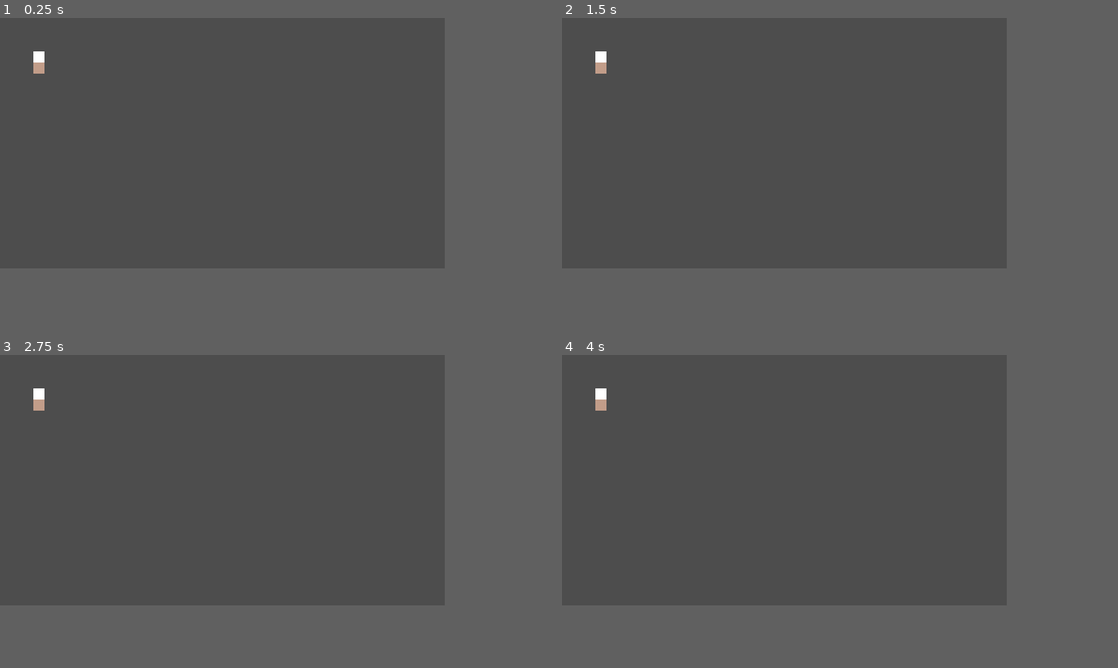
Above: before the commit, frames 1-4 (two rows, left to right).
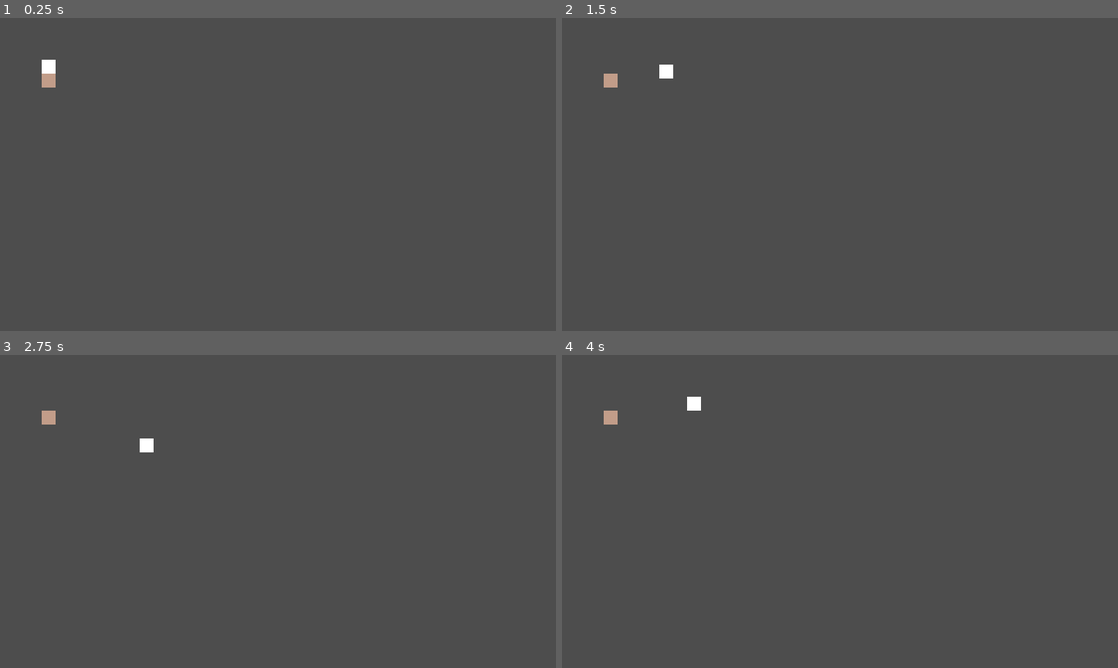
Above: after the commit, the same moments.

Repository: zapturk/The-Obsidian-Core
Game: Godot game, scene res://Scense/debug.tscn
Two runs of this game, one before a commit and one after it. Both use one fixed random seed, a clock stepped at 60 frames per second and the inputs below.
Inputs:
- Up to frame 1 (0.25 s): no input
- Up to frame 2 (1.5 s): tap Enter (ui_accept) at 0.5, 1.35 s; hold Right (ui_right) 0.53-1.28 s; hold Enter (ui_accept) 0.53-1.28 s; hold Down (ui_down) from 1.28 s (still down)
- Up to frame 3 (2.75 s): tap Enter (ui_accept) at 1.52, 1.82 s; release Down (ui_down) at 2.03 s; hold Right (ui_right) from 2.03 s (still down); hold Enter (ui_accept) from 2.03 s (still down)
- Up to frame 4 (4 s): release Right (ui_right) at 2.78 s; release Enter (ui_accept) at 2.78 s; hold Up (ui_up) 2.78-3.53 s; tap Enter (ui_accept) at 2.85, 3.02, 3.32 s; hold Left (ui_left) from 3.53 s (still down); hold Enter (ui_accept) from 3.53 s (still down)
In our replay, the window is 640x360 before the commit and 800x450 after it. These sizes can differ from the game's own. Grey fills any space a smaller window leaves; there, only what the larger window draws over its background counts as a difference.

The runs differ from the first frame. In frame 1, 0.3% of the frame differs, in the area x 6-10%, y 10-23%; in frame 2, 0.4%, in the area x 6-20%, y 10-23%; in frame 3, 0.4%; in frame 4, 0.4%.

Commit message:
add movement

Diff:
--- a/the-obsidian-core/Entities/Player/player.gd
+++ b/the-obsidian-core/Entities/Player/player.gd
@@ -1,16 +1,58 @@
 extends Node2D
 
+# Constants
+const TILE_SIZE = 16
 
-# Called when the node enters the scene tree for the first time.
+# State variables
+var is_moving: bool = false
+var current_direction: Vector2 = Vector2.DOWN
+
 func _ready() -> void:
-	pass # Replace with function body.
-
-
-# Called every frame. 'delta' is the elapsed time since the previous frame.
-func _process(delta: float) -> void:
-	pass
+	update_interact_direction()
 
 func _input(event: InputEvent) -> void:
 	if event.is_action_pressed("ui_accept"):
-		print("space pressed")
-		$Interact.CheckForInteraction()
+		if has_node("Interact"):
+			$Interact.CheckForInteraction()
+
+func _physics_process(_delta: float) -> void:
+	if is_moving:
+		return
+
+	var direction = Vector2.ZERO
+	if Input.is_action_pressed("ui_up"):
+		direction += Vector2.UP
+	if Input.is_action_pressed("ui_down"):
+		direction += Vector2.DOWN
+	if Input.is_action_pressed("ui_left"):
+		direction += Vector2.LEFT
+	if Input.is_action_pressed("ui_right"):
+		direction += Vector2.RIGHT
+
+	if direction != Vector2.ZERO:
+		# Prioritize cardinal directions (no diagonals)
+		if direction.x != 0 and direction.y != 0:
+			if abs(direction.x) > abs(direction.y):
+				direction = Vector2(sign(direction.x), 0)
+			else:
+				direction = Vector2(0, sign(direction.y))
+		else:
+			direction = direction.normalized()
+
+		current_direction = direction
+		update_interact_direction()
+		try_move(direction)
+
+func update_interact_direction() -> void:
+	if has_node("Interact"):
+		$Interact.target_position = current_direction * TILE_SIZE
+
+func try_move(direction: Vector2) -> void:
+	var next_pos = position + (direction * TILE_SIZE)
+	move_to(next_pos)
+
+func move_to(new_pos: Vector2) -> void:
+	is_moving = true
+	var tween = create_tween()
+	tween.tween_property(self, "position", new_pos, 0.2).set_trans(Tween.TRANS_SINE).set_ease(Tween.EASE_IN_OUT)
+	tween.finished.connect(func(): is_moving = false)
--- a/the-obsidian-core/Entities/Sign/sign.gd
+++ b/the-obsidian-core/Entities/Sign/sign.gd
@@ -9,7 +9,7 @@
 
 
 # Called every frame. 'delta' is the elapsed time since the previous frame.
-func _process(delta: float) -> void:
+func _process(_delta: float) -> void:
 	pass
 
 
--- a/the-obsidian-core/project.godot
+++ b/the-obsidian-core/project.godot
@@ -23,6 +23,8 @@
 
 window/size/viewport_width=640
 window/size/viewport_height=360
+window/size/window_width_override=1920
+window/size/window_height_override=1080
 window/stretch/mode="viewport"
 
 [layer_names]
Not shown, added: plan.md
Not shown, added: the-obsidian-core/plan.md
